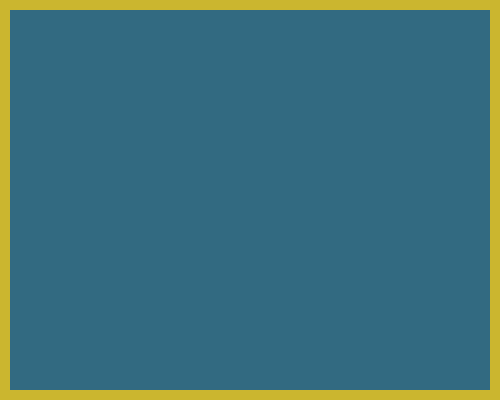
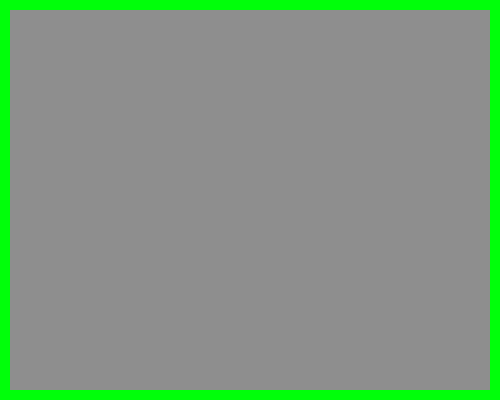
Layer changes from the first 500×400 image to the second:
added layer "Copy of Layer 4" (1st of 2) above "Copy of Layer 4" over left=0, top=0, right=500, bottom=400
hid "Layer 4", painted on it over left=0, top=0, right=500, bottom=400
painted on "Layer 5" over left=0, top=0, right=500, bottom=400
